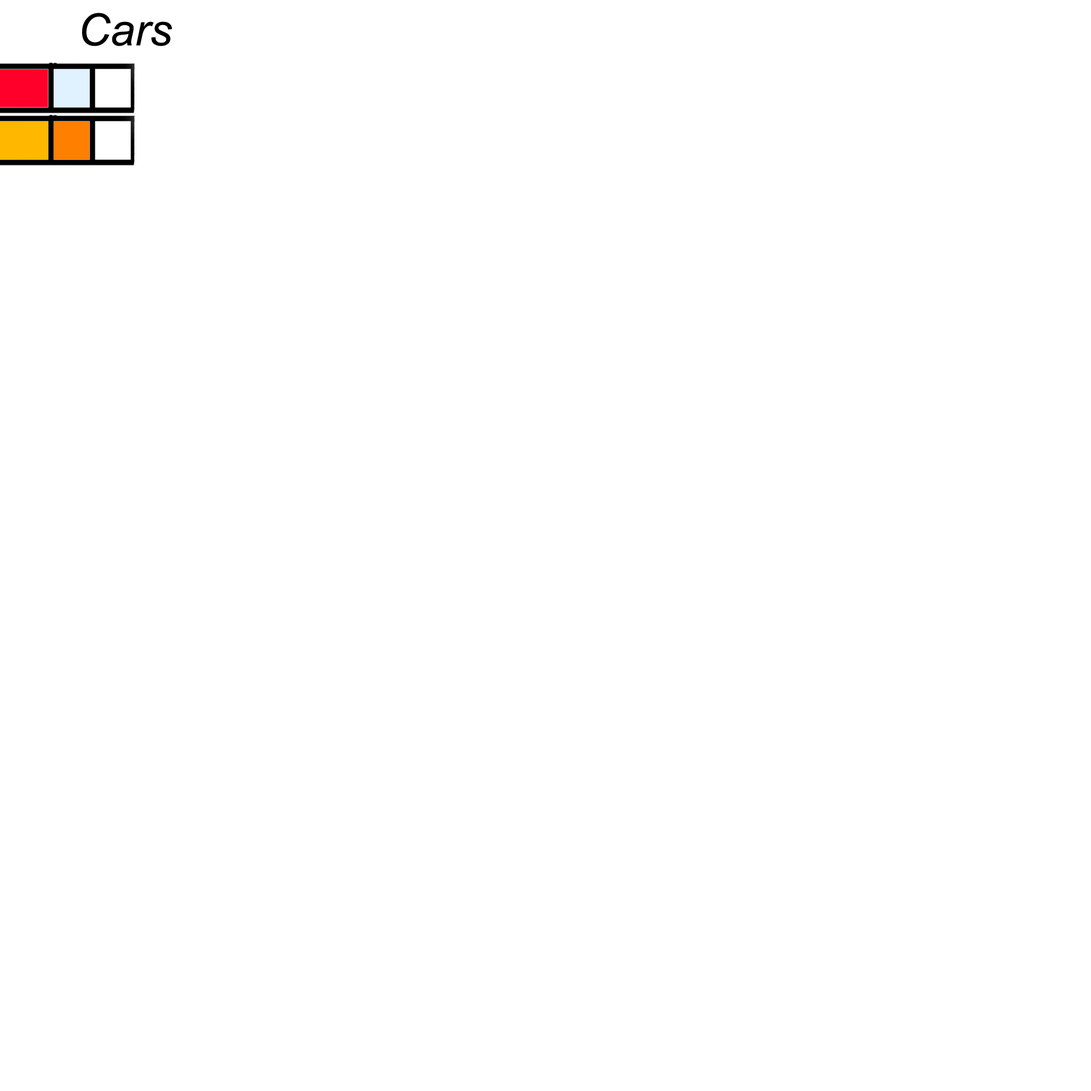
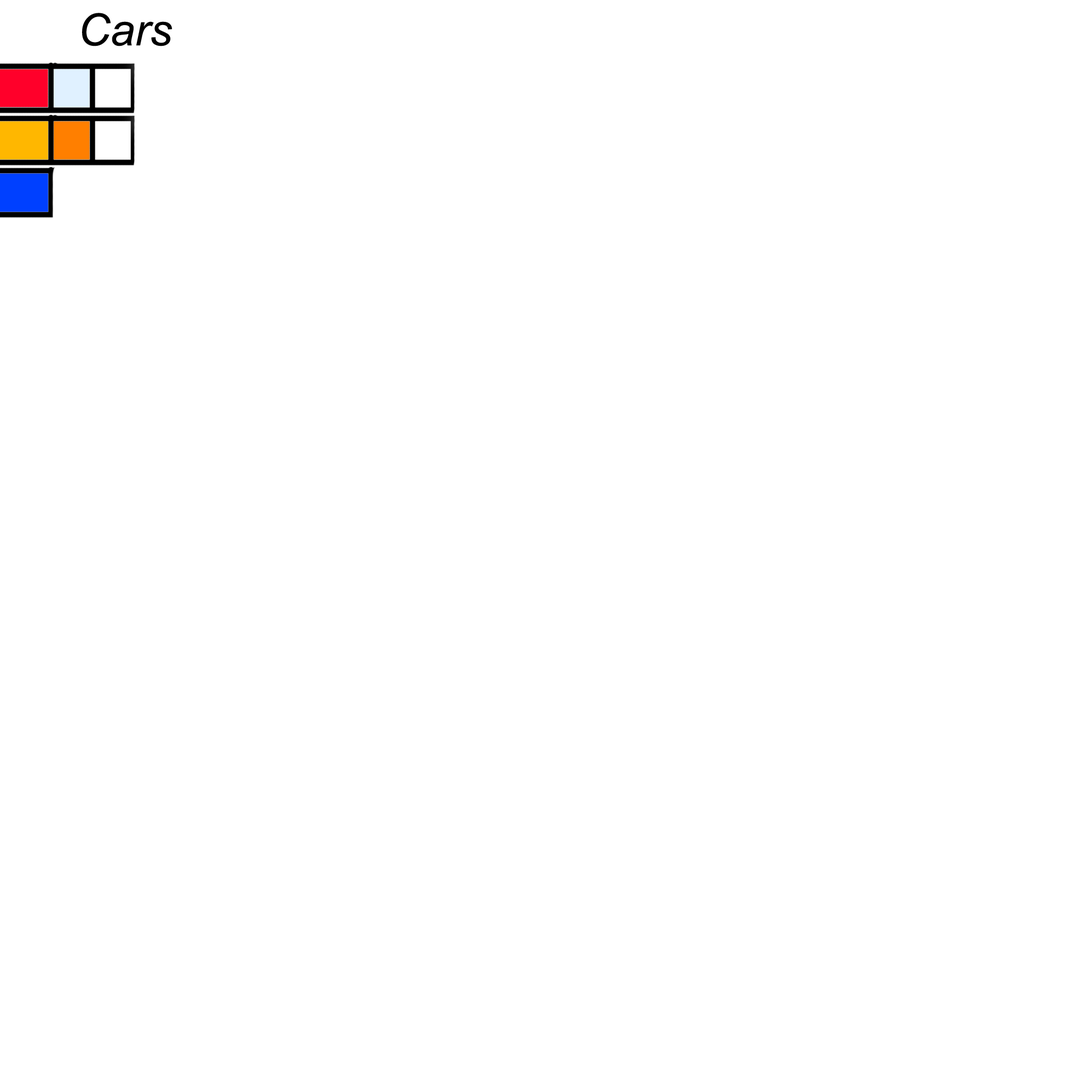
Revision of a layered w=1091, h=1091 image; what changed, layer by layer:
added layer "Layer 3" above "Layer 2" over [0, 166, 55, 218]
